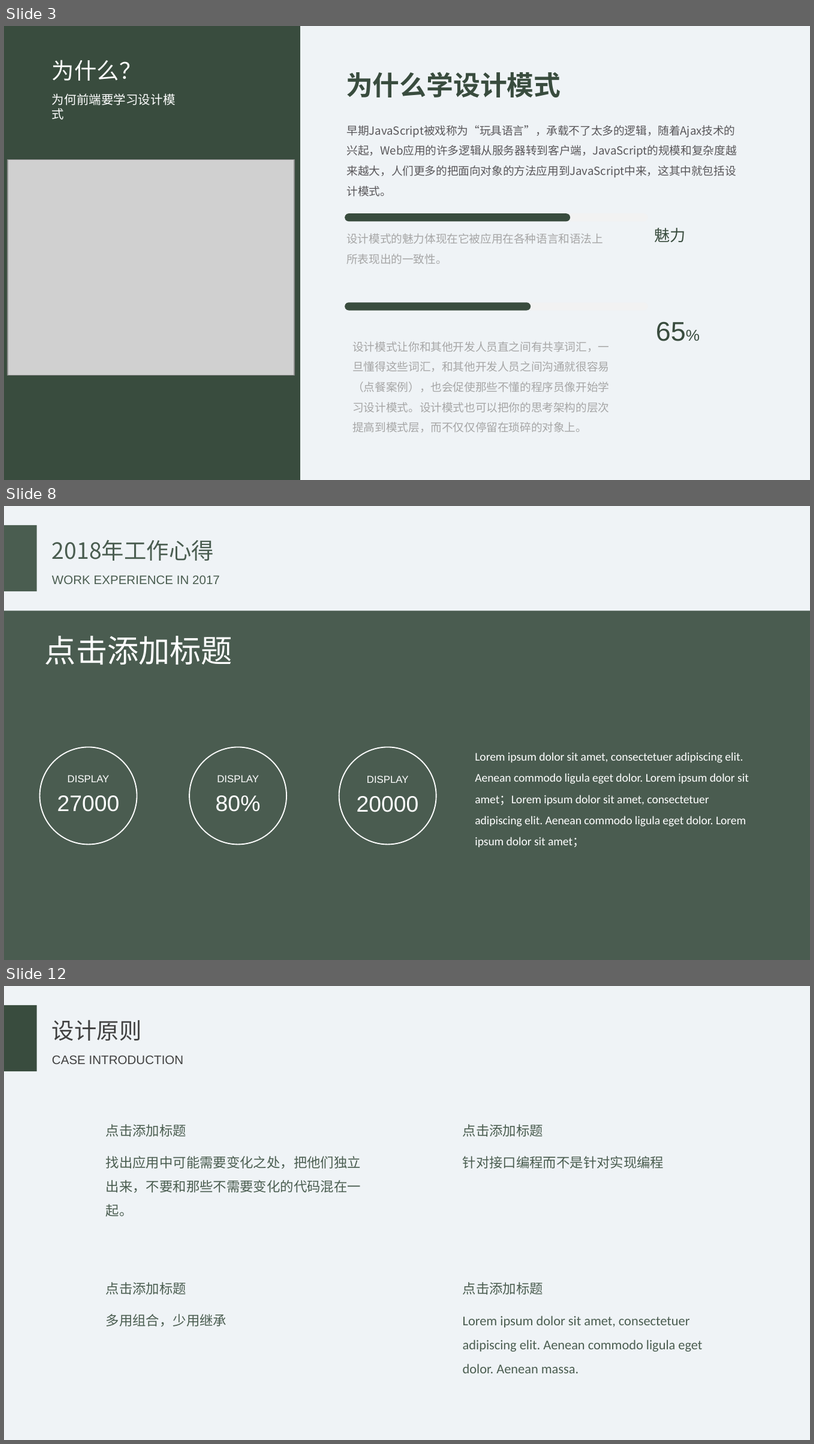
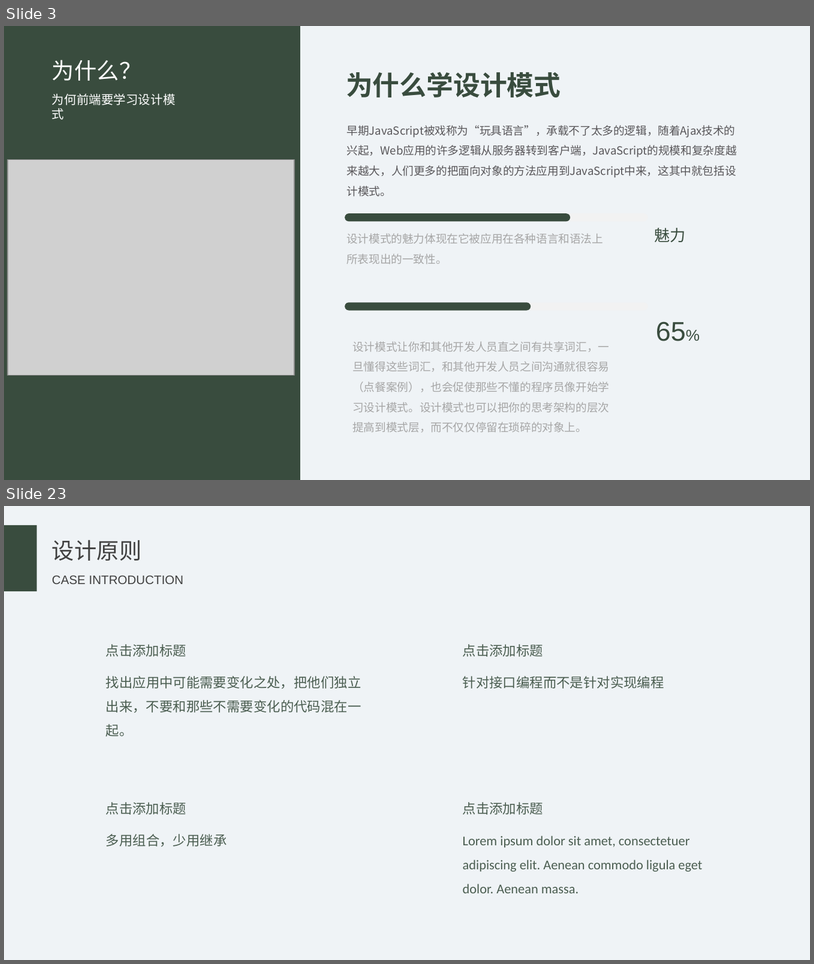
Before and after one commit to HTML-Worker/Design_Pattern_Sharing, a slide deck: doc/设计模式.pptx. Shown one above the other, each under a label of ours: slides 3, 8 and 12 before the commit, slides 3 and 23 after it; the slides between them are not shown. The pictures are 814x1444 and 814x964 pixels, drawn with LibreOffice and Linux fonts; fonts in the diff are those of the drawing; grey boxes stand for pictures. Boxes give left, top, right and bottom in pixels: in the first picture for what was removed or moved away, otherwise in the second. Text is boxed around its words. In the diff, an @@ line names an element or a change of style, - is before the commit and + after.

```diff
--- a/doc/设计模式.pptx
+++ b/doc/设计模式.pptx
@@ slide 8 removed at (4,506,810,960), background #EFF3F6 @@
@@ rectangle removed at (4,525,37,591) @@
@@ text removed at (52,540,214,561) @@
-2018年工作心得
@@ text removed at (52,575,220,584) @@
-WORK EXPERIENCE IN 2017
@@ rectangle removed at (4,611,810,960) @@
@@ text removed at (45,636,233,664) @@
-点击添加标题
@@ ellipse removed at (39,747,137,844) @@
@@ ellipse removed at (189,747,287,844) @@
@@ ellipse removed at (339,747,437,844) @@
@@ text removed at (475,752,749,847) @@
-Lorem ipsum dolor sit amet, consectetuer adipiscing elit. Aenean commodo ligula eget dolor. Lorem ipsum dolor sit amet；Lorem ipsum dolor sit amet, consectetuer adipiscing elit. Aenean commodo ligula eget dolor. Lorem ipsum dolor sit amet；
@@ text removed at (68,775,110,782) @@
-DISPLAY
@@ text removed at (217,775,259,782) @@
-DISPLAY
@@ text removed at (367,775,409,783) @@
-DISPLAY
@@ text removed at (57,795,120,811) @@
-27000
@@ text removed at (216,795,261,811) @@
-80%
@@ text removed at (357,796,419,812) @@
-20000
@@ what was slide 12 is now slide 23 @@
```
Also in this commit, not shown: 7 slides changed, 16 slides added, 12 other slides removed, 1 other file.
